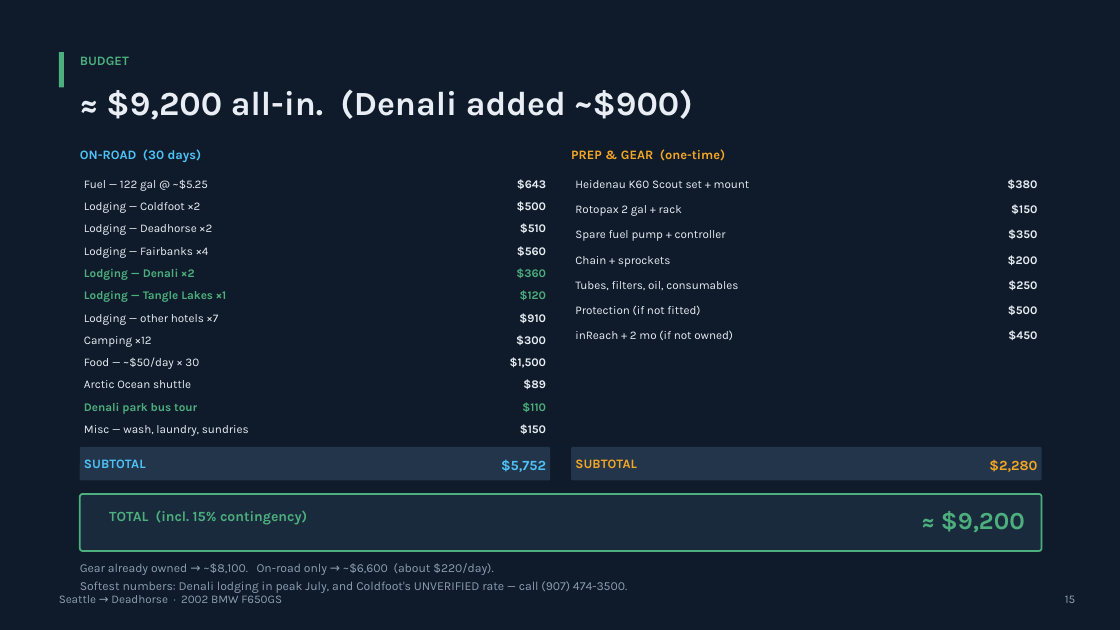
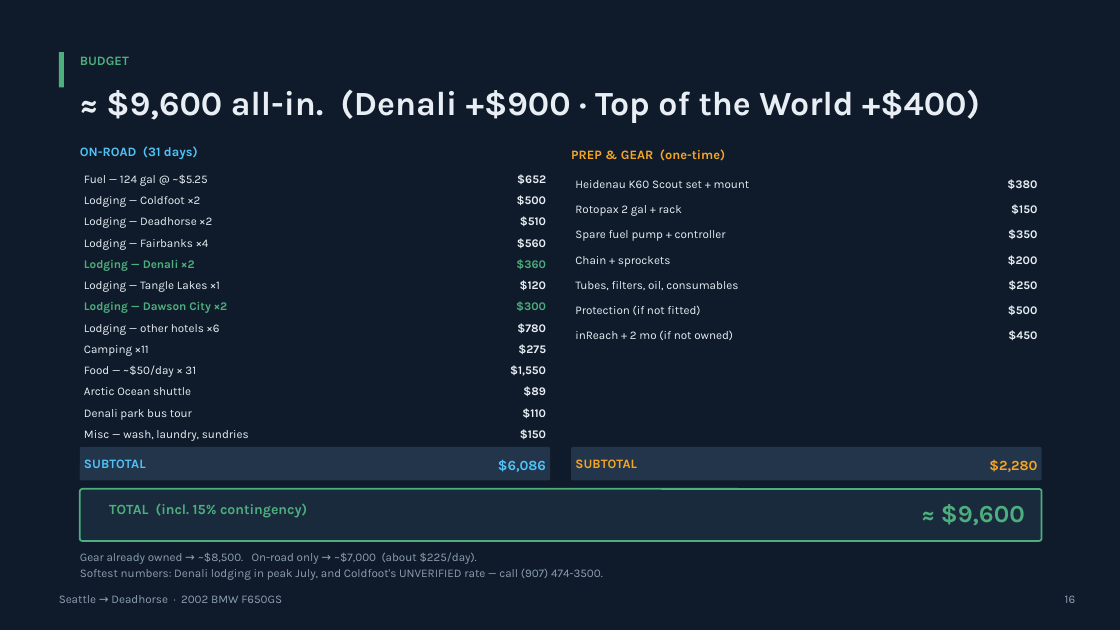
Before and after one commit to jrb985/alaska-trip, a slide deck: slide 16 of docs/Seattle_to_Deadhorse_Trip_Plan.pptx (slide 15 before the commit). Drawn at 1120x630 pixels with LibreOffice and Linux fonts; fonts in the diff are those of the drawing. Boxes give left, top, right and bottom in pixels: in the first picture for what was removed or moved away, otherwise in the second. Text is boxed around its words. In the diff, an @@ line names an element or a change of style, - is before the commit and + after.

Commit message:
Add Top of the World Highway via Dawson City: 31 days, 6,208 mi, ~$9,600

```diff
--- a/docs/Seattle_to_Deadhorse_Trip_Plan.pptx
+++ b/docs/Seattle_to_Deadhorse_Trip_Plan.pptx
@@ text at [106, 89, 980, 123]: text changed @@
-≈ $9,200 all-in. (Denali added ~$900)
+≈ $9,600 all-in. (Denali +$900 · Top of the World +$400)
@@ text at [80, 146, 198, 159]: text changed @@
-ON-ROAD (30 days)
+ON-ROAD (31 days)
@@ text at [84, 175, 207, 186]: text changed @@
-Fuel — 122 gal @ ~$5.25
+Fuel — 124 gal @ ~$5.25
@@ text removed at [517, 179, 546, 189] @@
-$643
@@ text added at [517, 174, 546, 184], 10 pt, text #E8EEF4, bold @@
+$652
@@ text "Lodging — Tangle Lakes ×1" at [84, 281, 220, 292]: text colour #4CAF7D to #E8EEF4, bold off @@
@@ text "$120" at [520, 280, 547, 290]: text colour #4CAF7D to #E8EEF4 @@
@@ text "$300": place and size @@
-text "$300" at [516, 335, 546, 345]
+text "$300" at [516, 301, 546, 311]
@@ text "$300" at [516, 301, 546, 311]: text colour #E8EEF4 to #4CAF7D @@
@@ text at [84, 324, 220, 335]: text changed @@
-Lodging — other hotels ×7
+Lodging — other hotels ×6
@@ text added at [84, 302, 227, 313], 10 pt, text #4CAF7D, bold @@
+Lodging — Dawson City ×2
@@ text added at [517, 323, 546, 333], 10 pt, text #E8EEF4, bold @@
+$780
@@ text removed at [519, 313, 546, 323] @@
-$910
@@ text at [84, 345, 149, 356]: text changed @@
-Camping ×12
+Camping ×11
@@ text added at [518, 344, 546, 354], 10 pt, text #E8EEF4, bold @@
+$275
@@ text at [84, 365, 196, 377]: text changed @@
-Food — ~$50/day × 30
+Food — ~$50/day × 31
@@ 4 texts: place and size @@
-4 texts at [84, 379, 546, 436]
+4 texts at [84, 386, 546, 441]
@@ text at [510, 365, 546, 376]: text changed @@
-$1,500
+$1,550
@@ text "Denali park bus tour" at [84, 409, 192, 420]: text colour #4CAF7D to #E8EEF4, bold off @@
@@ text "$110" at [522, 408, 546, 418]: text colour #4CAF7D to #E8EEF4 @@
@@ text at [498, 459, 546, 472]: text changed @@
-$5,752
+$6,086
@@ rounded rectangle: place and size @@
-rounded rectangle at [80, 494, 1042, 551]
+rounded rectangle at [80, 489, 1042, 541]
@@ 5 texts: place and size @@
-5 texts at [84, 201, 546, 525]
+5 texts at [84, 195, 546, 518]
@@ text at [941, 504, 1025, 525]: text changed @@
-≈ $9,200
+≈ $9,600
@@ 7 texts: place and size @@
-7 texts at [80, 246, 627, 593]
+7 texts at [80, 238, 603, 580]
@@ text at [80, 552, 477, 564]: text changed; size 10.5 to 10 pt @@
-Gear already owned → ~$8,100. On-road only → ~$6,600 (about $220/day).
+Gear already owned → ~$8,500. On-road only → ~$7,000 (about $225/day).
@@ text at [80, 569, 603, 580]: size 10.5 to 10 pt in "Softest numbers: Denali lodging in peak July, ..."; line spacing 1.2 to 1.15 @@
@@ text at [1065, 595, 1076, 603]: text changed @@
-15
+16
```
Also in this commit, not shown: 4 other slides changed, 1 slide added, 2 other files.
